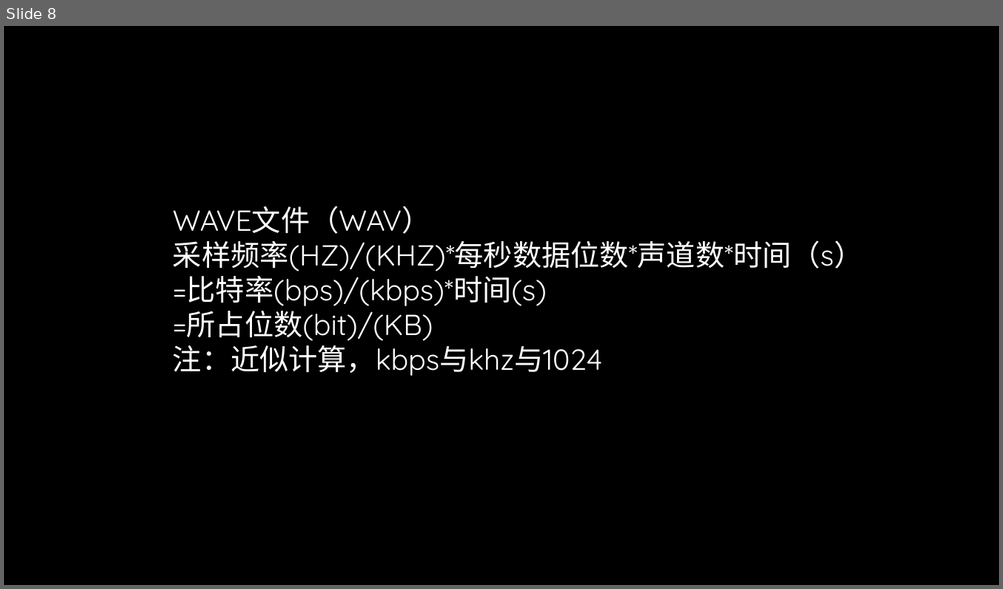
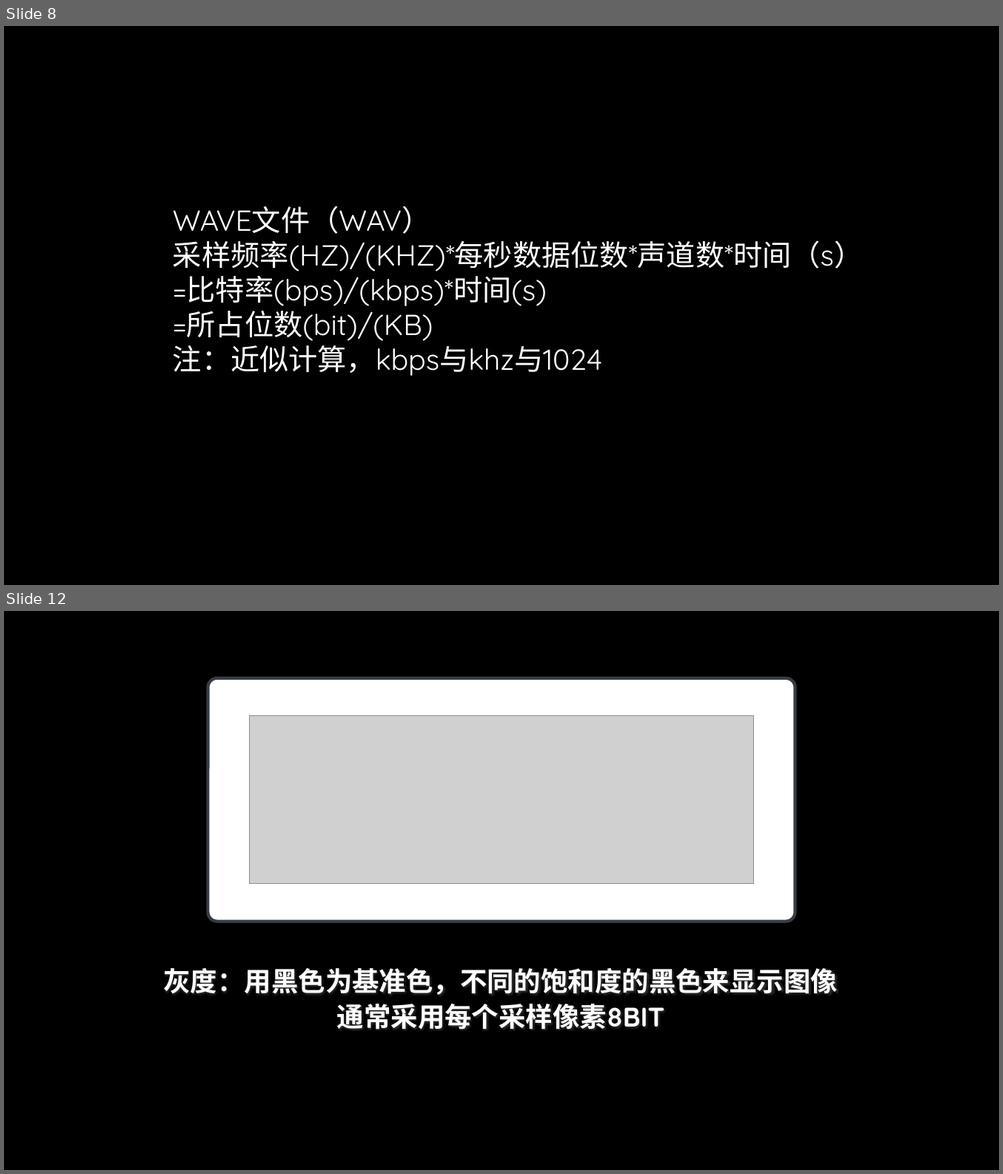
Before and after one commit to TomisTony/Techshare, a slide deck: 初探多媒体.pptx. Shown one above the other, each under a label of ours: slide 8 before the commit, slides 8 and 12 after it; the slides between them are not shown. The pictures are 1003x589 and 1003x1174 pixels, drawn with LibreOffice and Linux fonts; fonts in the diff are those of the drawing; grey boxes stand for pictures; background and template pictures are left out. Boxes give left, top, right and bottom in pixels: in the first picture for what was removed or moved away, otherwise in the second. Text is boxed around its words. In the diff, an @@ line names an element or a change of style, - is before the commit and + after.

```diff
--- a/初探多媒体.pptx
+++ b/初探多媒体.pptx
@@ slide 12 added at (x1=4, y1=611, x2=999, y2=1170), background picture (left out) @@
@@ rounded rectangle added at (x1=208, y1=678, x2=795, y2=921), fill #FFFFFF, outline #282E35 3 pt @@
@@ picture added at (x1=250, y1=715, x2=754, y2=884) @@
@@ text added at (x1=164, y1=968, x2=837, y2=1030), 26 pt, text gradient #FFFFFF to #A6A6A6, bold @@
+灰度：用黑色为基准色，不同的饱和度的黑色来显示图像
+通常采用每个采样像素8BIT
```
Also in this commit, not shown: 2 slides changed, 11 other slides added, 1 slide removed, 12 other files.
